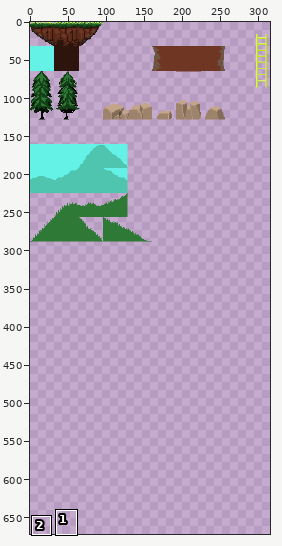
File history of a sprite sheet, vince_mckeown/Sidescroller/images/platformsGrass.png. Above, an overview of the earlier version with the close-up marked.
Close-up. Before the edit:
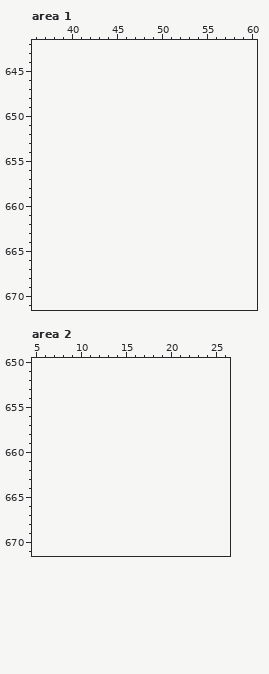
The file is 320x320 pixels. Colours within 5 levels of each other are drawn and written as one. Shown: area 1: x 36..60, y 642..671; area 2: x 5..26, y 650..671. The old version is drawn lined up with the new one, on the new canvas. The wide view leaves out empty margins. The commit also changed other parts of the picture, which this record leaves out.
The same view after the edit:
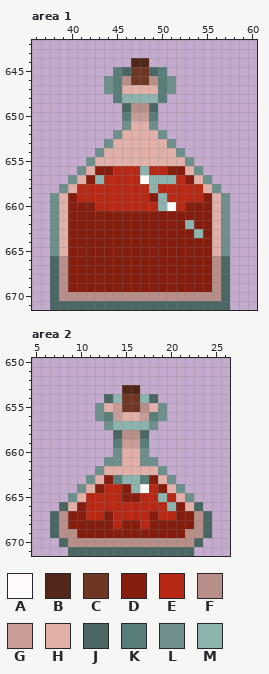
Palette (. is transparent): A #fffafa  B #522618  C #703624  D #861e0f  E #b72914  F #b78e88  G #c99d97  H #e0b0a9  J #4a6763  K #597d79  L #6e8f8b  M #8cb3ae
What changed:
canvas 320x320 -> 320x672
--- area 1
@@ x 36..60 @@
 643 .........................
-644 .........................
-645 .........................
-646 .........................
-647 .........................
-648 .........................
-649 .........................
-650 .........................
-651 .........................
-652 .........................
-653 .........................
-654 .........................
-655 .........................
-656 .........................
-657 .........................
-658 .........................
-659 .........................
-660 .........................
-661 .........................
-662 .........................
-663 .........................
-664 .........................
-665 .........................
-666 .........................
-667 .........................
-668 .........................
-669 .........................
-670 .........................
-671 .........................
+644 ...........BB............
+645 .........KJCCJK..........
+646 ........LKFCCFKL.........
+647 ........LKHHHHKL.........
+648 .........KMMMMK..........
+649 ..........JFFJ...........
+650 ..........KGGK...........
+651 ..........LHHL...........
+652 .........LHHHHL..........
+653 ........LHHHHHHL.........
+654 .......LHHHHHHHHL........
+655 ......LHHHHHHHHHHL.......
+656 .....LHDDEEEMEEDDHL......
+657 ....LHDMEEEEAMMMEDHL.....
+658 ...LHEEEEEEEEMEEEEEHL....
+659 ..LHDEEEEEEEEDMEEEEDHL...
+660 ..LHDDDEEEEEEEMAEDDDHL...
+661 ..LHDDDDDDDDDDDDDDDDHL...
+662 ..LHDDDDDDDDDDDDDMDDHL...
+663 ..LHDDDDDDDDDDDDDDMDHL...
+664 ..LHDDDDDDDDDDDDDDDDHL...
+665 ..LHDDDDDDDDDDDDDDDDHL...
+666 ..JFDDDDDDDDDDDDDDDDFJ...
+667 ..JFDDDDDDDDDDDDDDDDFJ...
+668 ..JFDDDDDDDDDDDDDDDDFJ...
+669 ..JFDDDDDDDDDDDDDDDDFJ...
+670 ..JFFFFFFFFFFFFFFFFFFJ...
+671 ..JJJJJJJJJJJJJJJJJJJJ...
--- area 2
@@ x 5..26 @@
 652 ......................
-653 ......................
-654 ......................
-655 ......................
-656 ......................
-657 ......................
-658 ......................
-659 ......................
-660 ......................
-661 ......................
-662 ......................
-663 ......................
-664 ......................
-665 ......................
-666 ......................
-667 ......................
-668 ......................
-669 ......................
-670 ......................
-671 ......................
+653 ..........BB..........
+654 ........JMCCMJ........
+655 .......LHGCCFHL.......
+656 .......LKGHHGKL.......
+657 ........LMMMML........
+658 .........JFFJ.........
+659 .........KGGK.........
+660 .........LHHL.........
+661 ........LLHHLL........
+662 .......LHHHHHHL.......
+663 ......LHDKMMKDHL......
+664 .....LHDEEDMAEDHL.....
+665 ....LHEEEEDDEEMEHL....
+666 ...JHDEEEEEEEEEMDHJ...
+667 ..JFDDEEDEEEEDEEDDFJ..
+668 ..JFDDDDDEDDEDDDDDFJ..
+669 ..JFFDDDDDDDDDDDDFFJ..
+670 ...JFFFFFFFFFFFFFFJ...
+671 ....JJJJJJJJJJJJJJ....
Changed places in both close-ups, as pixel boxes (x1, y1, x2, y2):
added: (50, 58, 230, 310)
added: (50, 385, 212, 556)
